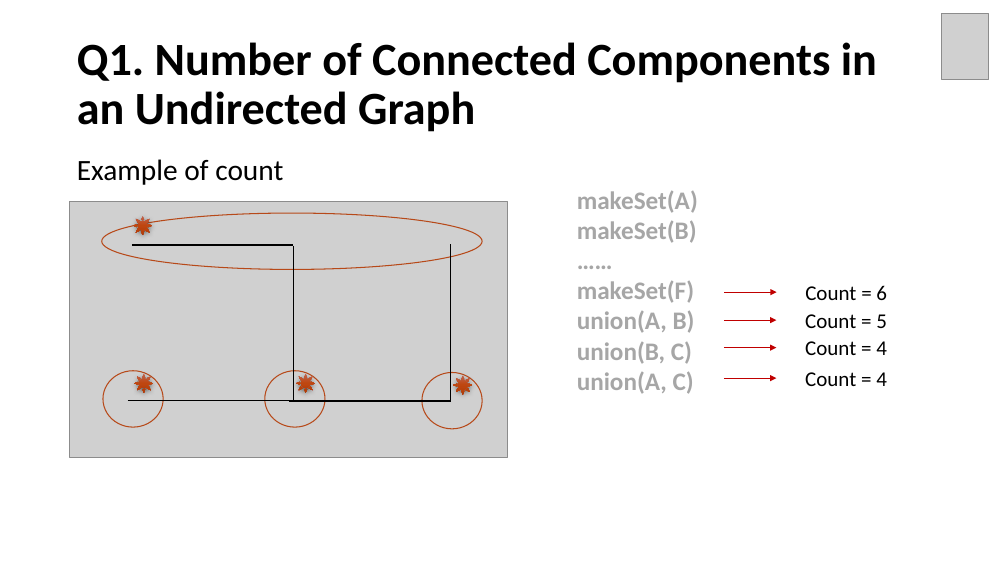
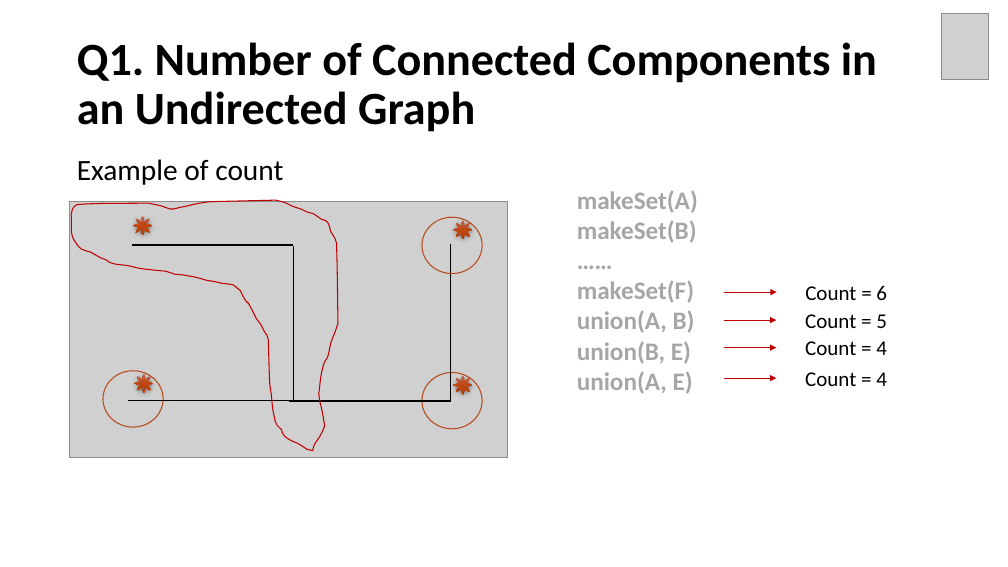
Before and after one commit to Neo-Hao/union-find, a slide deck: slide 44 of slides.pptx (slide 46 before the commit). Drawn at 1008x567 pixels with LibreOffice and Linux fonts; fonts in the diff are those of the drawing; grey boxes stand for pictures. Boxes give left, top, right and bottom in pixels: in the first picture for what was removed or moved away, otherwise in the second. Text is boxed around its words. In the diff, an @@ line names an element or a change of style, - is before the commit and + after.

```diff
--- a/slides.pptx
+++ b/slides.pptx
@@ freeform shape added at (71,200,338,451), outline #C00000 1 pt @@
@@ ellipse removed at (102,213,482,270) @@
@@ ellipse: place and size @@
-ellipse at (265,371,325,427)
+ellipse at (422,217,482,274)
@@ sun: place and size @@
-sun at (296,374,315,392)
+sun at (454,220,473,239)
@@ text at (577,342,693,394): text changed @@
-union(B, C)
-union(A, C)
+union(B, E)
+union(A, E)
```
Also in this commit, not shown: 9 other slides changed, 2 slides added, 6 slides removed, 7 other files.
